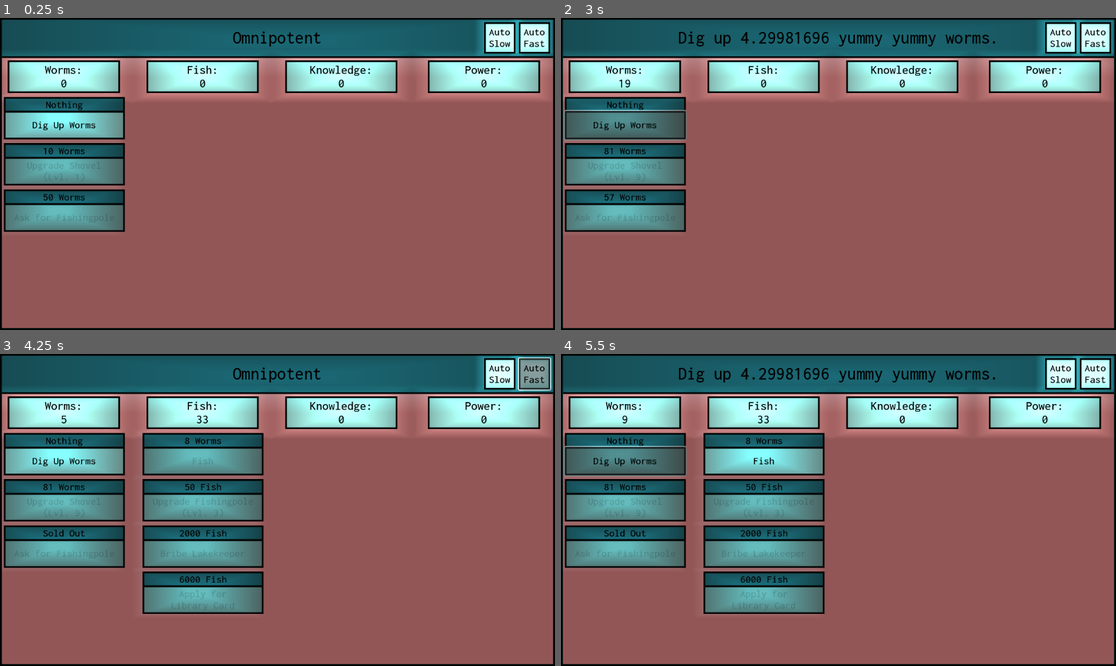
Above: before the commit, frames 1-4 (two rows, left to right).
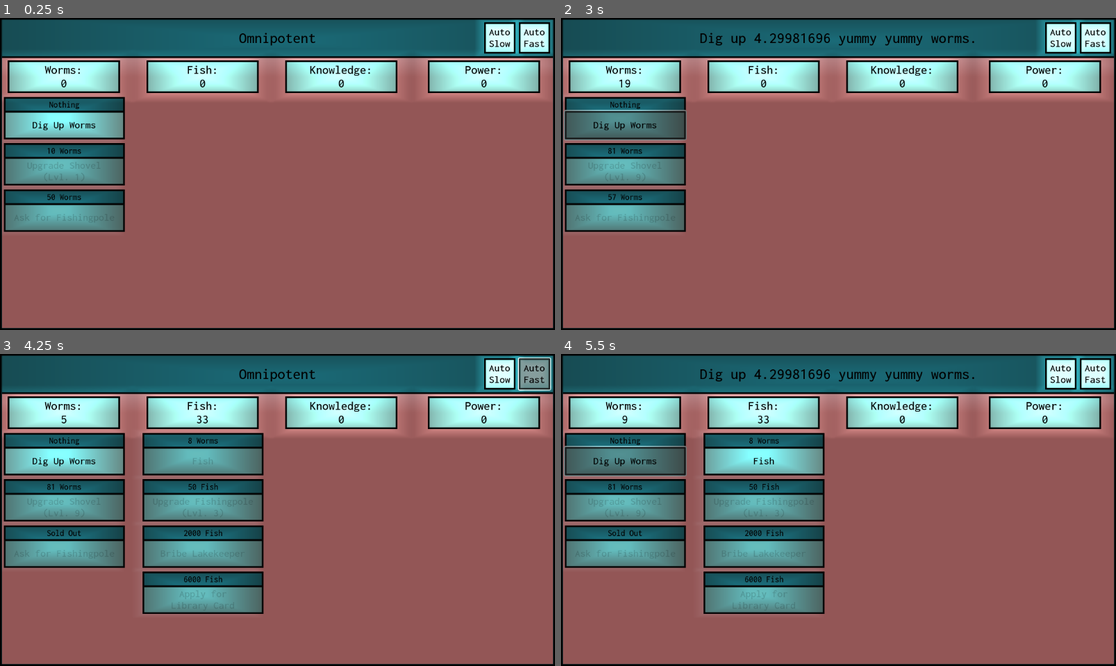
Above: after the commit, the same moments.

Repository: JoshuaLouviere/Des-212_Economic_Project_S24
Game: Godot game, scene res://Prefabs/game_scene.tscn
The game is run twice, just before and just after one commit, with the same random seed, the same clock (stepped at 60 frames per second) and the same inputs. The project has no main scene, so this scene is started directly.
Inputs:
- Up to frame 1 (0.25 s): no input
- Up to frame 2 (3 s): click "Dig Up Worms" at 0.5 s; click "Auto Fast" at 1.25 s; click "Auto Slow" at 2 s; click "Dig Up Worms" at 2.75 s
- Up to frame 3 (4.25 s): click "Auto Fast" at 3.5 s
- Up to frame 4 (5.5 s): click "Auto Slow" at 4.25 s; click "Dig Up Worms" at 5 s

The runs differ from the first frame. In frame 1, 0.5% of the frame differs, in the area x 7-58%, y 4-59%; in frame 2, 1.1%; in frame 3, 0.8%; in frame 4, 1.5%, in the area x 7-79%, y 4-74%.

Commit message:
NEED

Diff:
--- a/Des-212_Economic_Project/Prefabs/ButtonManager.gd
+++ b/Des-212_Economic_Project/Prefabs/ButtonManager.gd
@@ -366,20 +366,20 @@
 		writeToFile()
 
 	#=========================================#
-	prices  = [0, shovelPrice, grandpaPrice, fishPrice, polePrice, licensePrice, cardPrice, 0, sWPrice, sFPrice, goatPrice, offerPrice, 0,0,0,0]
+	prices  = [0, shovelPrice, grandpaPrice, fishPrice, polePrice, licensePrice, cardPrice, 0, sWPrice, sFPrice, goatPrice, offerPrice, powerPrice, babyFishPrice, unlockPrice]
 	descriptions = ["Dig up "+str(shovelMultiple)+" yummy yummy worms.",
 	"Upgrade Shovel to get more worms per click.",
 	str(grandpaChance)+"% Chance of getting fishing pole from Grandpa.",
 	"Fish for " + str(fishMultiple) + "fish.",
 	"Upgrade your fishing pole",
-	"Decrease the fish price by 10%",
+	"Decrease the fish and worm price by 10%",
 	"50% Chance of getting a library card.",
 	"Gain " + str(knowMultiple) + " knowledge.",
-	"0",
-	"1",
-	"2",
+	"Cut and Study Worms",
+	"Gut and Study Fish",
+	"Ask Goat the Secrets of the Universe.",
 	"Offer Worms and fish to the gods of Zathradez.",
-	"4","5","6"]
+	"Gain "+str(powerMultiple)+" Zathradez Power","Increase your ability to gain power\nby tricking goat wish fish/worm baby","Unlock Omnipotence and truly see\nthe world for the first time"]
 	var buttonsText = [0,
 	"Upgrade Shovel\n(Lvl. "+ str(shovelLevel)+")",
 	"Ask for Fishingpole",
@@ -392,7 +392,7 @@
 	"Study Fish",
 	"Talk to The Goat",
 	"Offer Fish and\nWorms to the Gods",
-	0,0,0]
+	"Gain Power", "Give Fish/Worm\nBaby to Goat", "Unlock Omnipotence"]
 	#=========================================#
 
 	titleText = "Omnipotent"
@@ -402,22 +402,33 @@
 		obj.updateText()
 		obj.description = descriptions[i]
 
+		print(currency[i].size())
 		#fadeOut
-		if (currency[i][0] == "Worms"):
+		if (currency[i].size() == 1 && currency[i][0] == "Worms"):
 			if (worms < prices[i] || prices[i] == -1):
 				obj.button.disabled = true
 			else:
 				obj.button.disabled = false
-		elif (currency[i][0] == "Fish"):
+		elif (currency[i].size() == 1 && currency[i][0] == "Fish"):
 			if (fish < prices[i] || prices[i] == -1):
 				obj.button.disabled = true
 			else:
 				obj.button.disabled = false
-		elif (currency[i][0] == "Knowledge"):
+		elif (currency[i].size() == 1 && currency[i][0] == "Knowledge"):
 			if (knowledge < prices[i] || prices[i] == -1):
 				obj.button.disabled = true
 			else:
 				obj.button.disabled = false
+		elif (currency[i].size() == 1 && currency[i][0] == "Power"):
+			if (power < prices[i] || prices[i] == -1):
+				obj.button.disabled = true
+			else:
+				obj.button.disabled = false
+		elif (currency[i].size() > 1 && currency[i][0] == "Worms" && currency[i][1] == "Fish"):
+			if (worms < prices[i] || fish < babyFishPrice || prices[i] == -1):
+				obj.button.disabled = true
+			else:
+				obj.button.disabled = false
 
 		if (obj.titled):
 			titleText = obj.description
@@ -425,6 +436,8 @@
 		if prices[i] != 0:
 			obj.label.text = str(int(prices[i])) + obj.labelText
 			obj.button.text = str(buttonsText[i])
+			if currency[i].size() > 1:
+				obj.label.text += " "+str(babyWormPrice) + " Worms"
 		else:
 			obj.label.text = obj.labelText
 
--- a/Des-212_Economic_Project/Prefabs/description_header.tscn
+++ b/Des-212_Economic_Project/Prefabs/description_header.tscn
@@ -5,7 +5,7 @@
 
 [sub_resource type="Theme" id="Theme_adriq"]
 Label/colors/font_color = Color(0, 0, 0, 1)
-Label/font_sizes/font_size = 37
+Label/font_sizes/font_size = 32
 Label/fonts/font = ExtResource("2_eqgeo")
 
 [sub_resource type="Gradient" id="Gradient_ilu2k"]
--- a/Des-212_Economic_Project/Prefabs/label.tscn
+++ b/Des-212_Economic_Project/Prefabs/label.tscn
@@ -8,7 +8,7 @@
 [sub_resource type="Theme" id="Theme_5jvsb"]
 Label/colors/font_color = Color(0, 0, 0, 1)
 Label/colors/font_outline_color = Color(1, 1, 1, 1)
-Label/font_sizes/font_size = 22
+Label/font_sizes/font_size = 18
 Label/fonts/font = ExtResource("2_6lwf4")
 
 [node name="Label" type="Control"]
Not shown, changed: Des-212_Economic_Project/Data.txt
